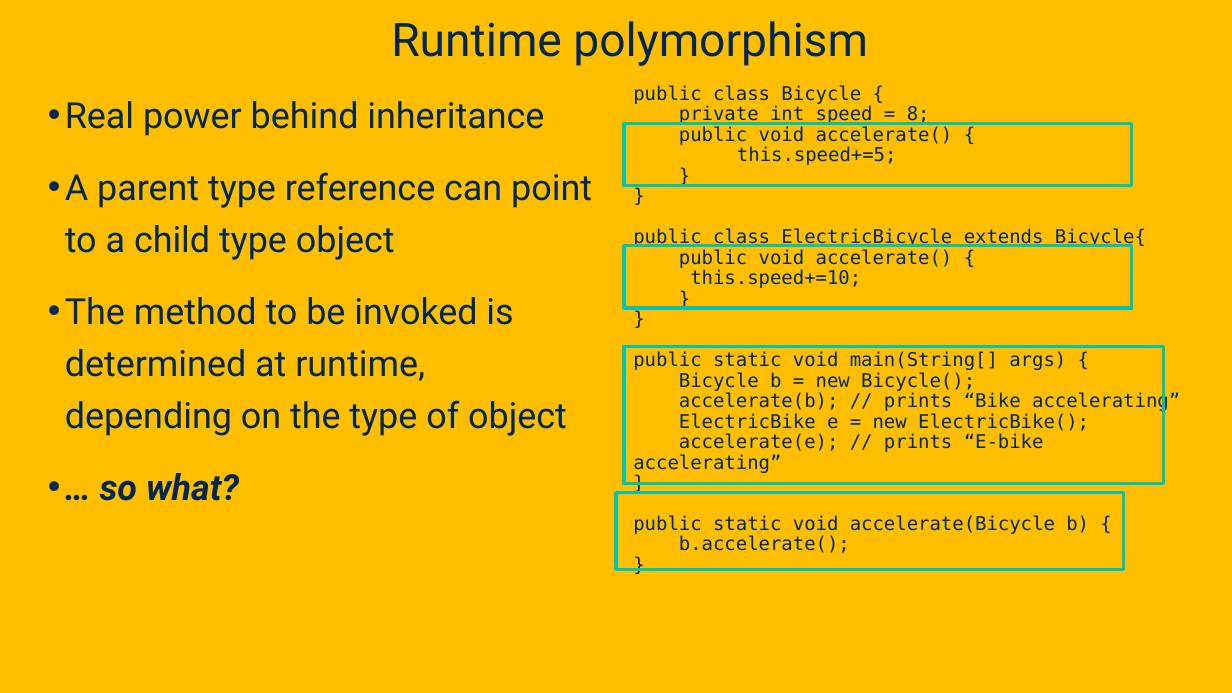
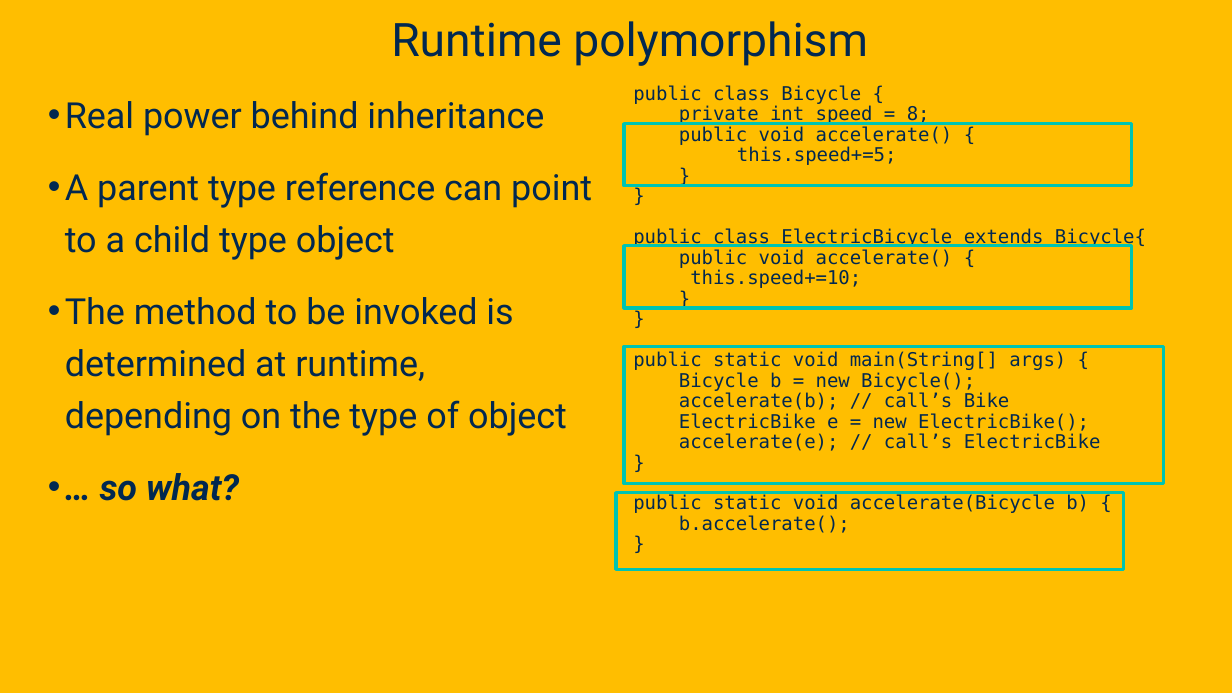
Before and after one commit to davsec-teaching/ecs160-f25, a slide deck: slide 18 of slides/2_oo_background.pptx (slide 17 before the commit). Drawn at 1232x693 pixels with LibreOffice and Linux fonts; fonts in the diff are those of the drawing; background and template pictures are left out. Boxes give left, top, right and bottom in pixels: in the first picture for what was removed or moved away, otherwise in the second. Text is boxed around its words. In the diff, an @@ line names an element or a change of style, - is before the commit and + after.

Commit message:
Updated slides

```diff
--- a/slides/2_oo_background.pptx
+++ b/slides/2_oo_background.pptx
@@ text at (679,392,1010,410): text changed @@
-accelerate(b); // prints “Bike accelerating”
+accelerate(b); // call’s Bike
@@ text at (679,433,1101,451): text changed @@
-accelerate(e); // prints “E-bike accelerating”
+accelerate(e); // call’s ElectricBike
```
Also in this commit, not shown: 6 other slides changed, 10 slides added, 1 other file.
